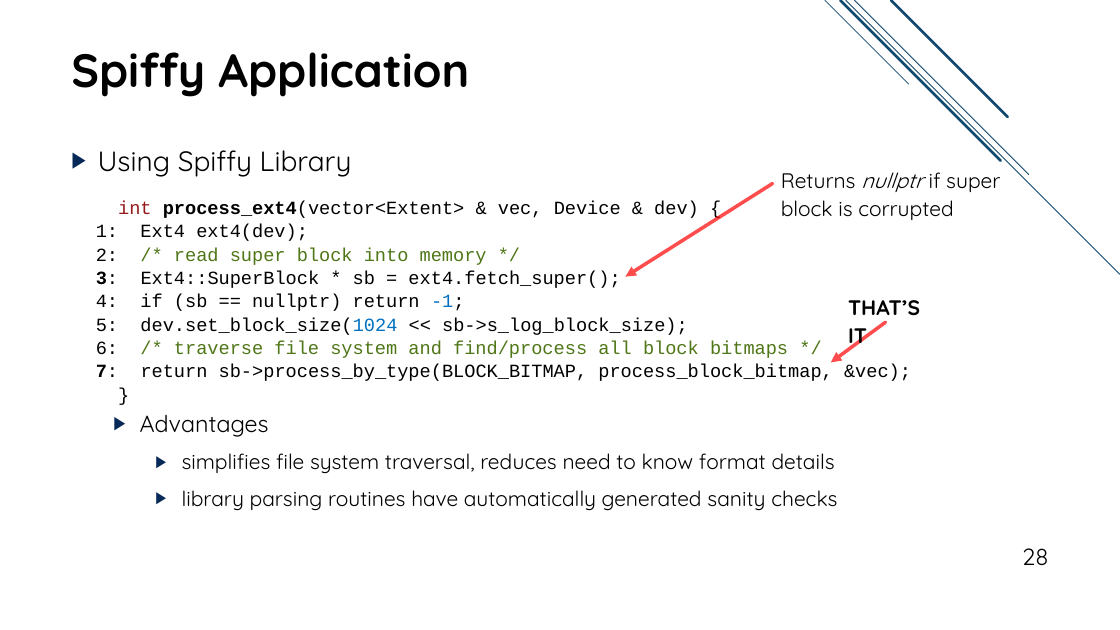
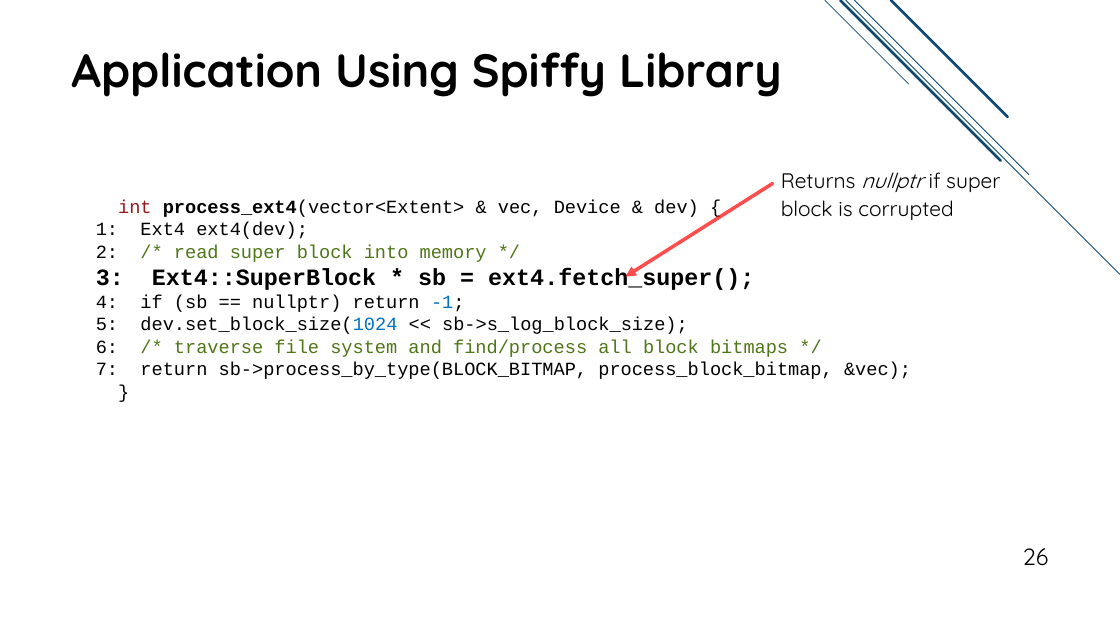
Before and after one commit to jacksun007/spiffy-paper, a slide deck: slide 26 of talk/spiffy_talk.pptx (slide 28 before the commit). Drawn at 1120x630 pixels with LibreOffice and Linux fonts; fonts in the diff are those of the drawing. Boxes give left, top, right and bottom in pixels: in the first picture for what was removed or moved away, otherwise in the second. Text is boxed around its words. In the diff, an @@ line names an element or a change of style, - is before the commit and + after.

```diff
--- a/talk/spiffy_talk.pptx
+++ b/talk/spiffy_talk.pptx
@@ title at <box>71,52,782,97</box>: text changed @@
-Spiffy Application
+Application Using Spiffy Library
@@ text removed at <box>98,150,352,177</box> @@
-▶ Using Spiffy Library
@@ text "int process_ext4(vector<Extent> & vec, Device ..." at <box>96,200,911,379</box>: size 16 to 20 pt, bold on in "3: Ext4::SuperBlock * sb = ext4.fetch_super();"; bold off in "7:"; line spacing 20pt to 1 @@
@@ arrow removed from (886, 323) to (831, 363) @@
@@ text removed at <box>848,300,920,348</box> @@
-THAT’S IT
@@ text removed at <box>140,415,837,511</box> @@
-  ▶ Advantages
-    ▶ simplifies file system traversal, reduces need to know format details
-    ▶ library parsing routines have automatically generated sanity checks
@@ page number at <box>1023,548,1049,566</box>: text changed @@
-28
+26
```
Also in this commit, not shown: 24 other slides changed, 3 slides added, 2 slides removed.
